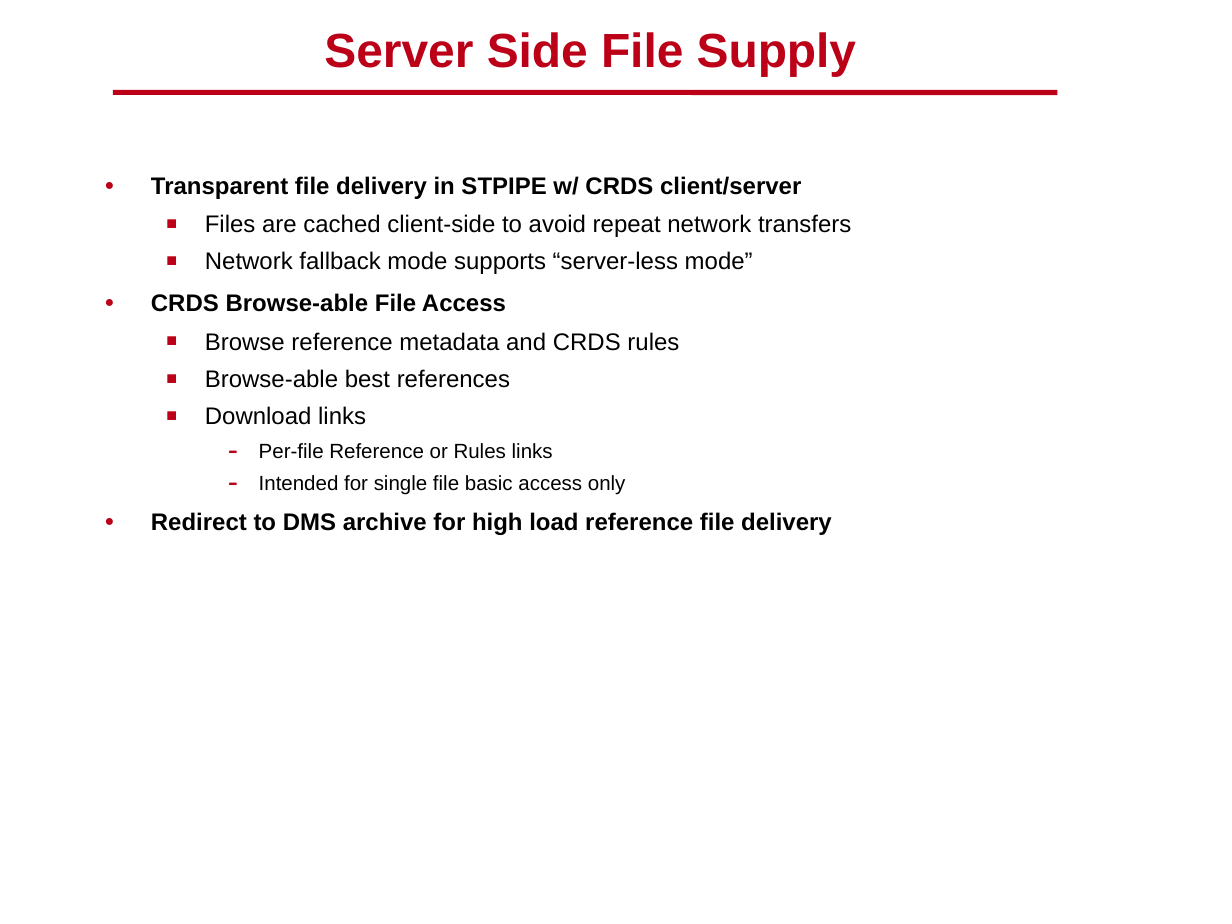
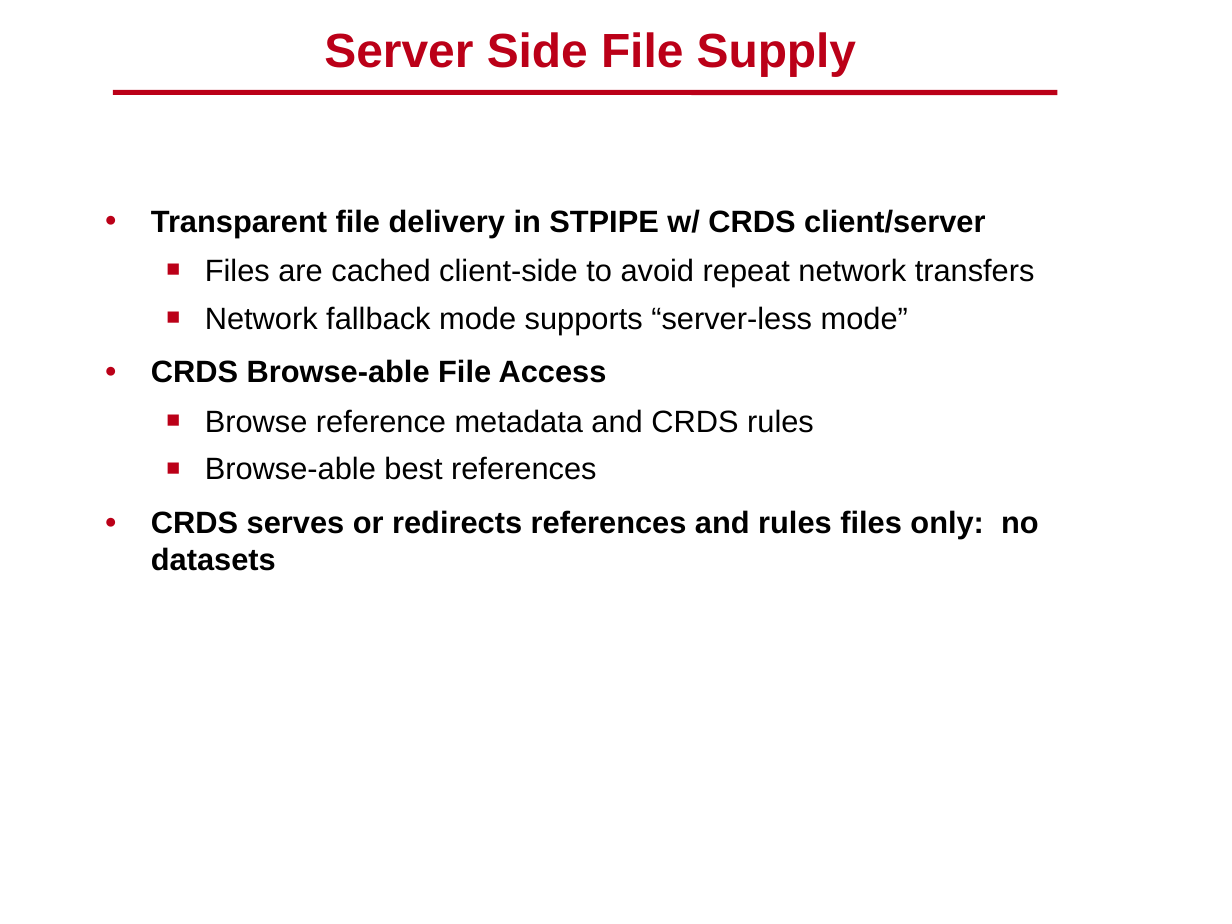
Before and after one commit to spacetelescope/crds, a slide deck: slide 18 of docs/DMS_SDR2_09_CRDS_final.pptx. Drawn at 1232x924 pixels with LibreOffice and Linux fonts; fonts in the diff are those of the drawing; background and template pictures are left out. Boxes give left, top, right and bottom in pixels: in the first picture for what was removed or moved away, otherwise in the second. Text is boxed around its words. In the diff, an @@ line names an element or a change of style, - is before the commit and + after.

```diff
--- a/docs/DMS_SDR2_09_CRDS_final.pptx
+++ b/docs/DMS_SDR2_09_CRDS_final.pptx
@@ text "Transparent file delivery in STPIPE ...": place and size @@
-text "Transparent file delivery in STPIPE ..." at (151, 176, 851, 535)
+text "Transparent file delivery in STPIPE ..." at (151, 209, 1039, 571)
@@ text at (151, 209, 1035, 480): size 14 to 18 pt in "Transparent file delivery in STPIPE w/ CRDS ...", "Files are cached client-side to avoid repeat ...", "Network fallback mode supports “server-less mode”", "CRDS Browse-able File Access" and 2 more places; more space between paragraphs @@
@@ text at (151, 510, 1039, 571): text changed; size 14 to 18 pt; bold on @@
-  ■ Download links
-    – Per-file Reference or Rules links
-    – Intended for single file basic access only
-● Redirect to DMS archive for high load reference file delivery
+● CRDS serves or redirects references and rules files only: no datasets
```
Also in this commit, not shown: 10 other slides changed, 6 slides added, 5 slides removed.
